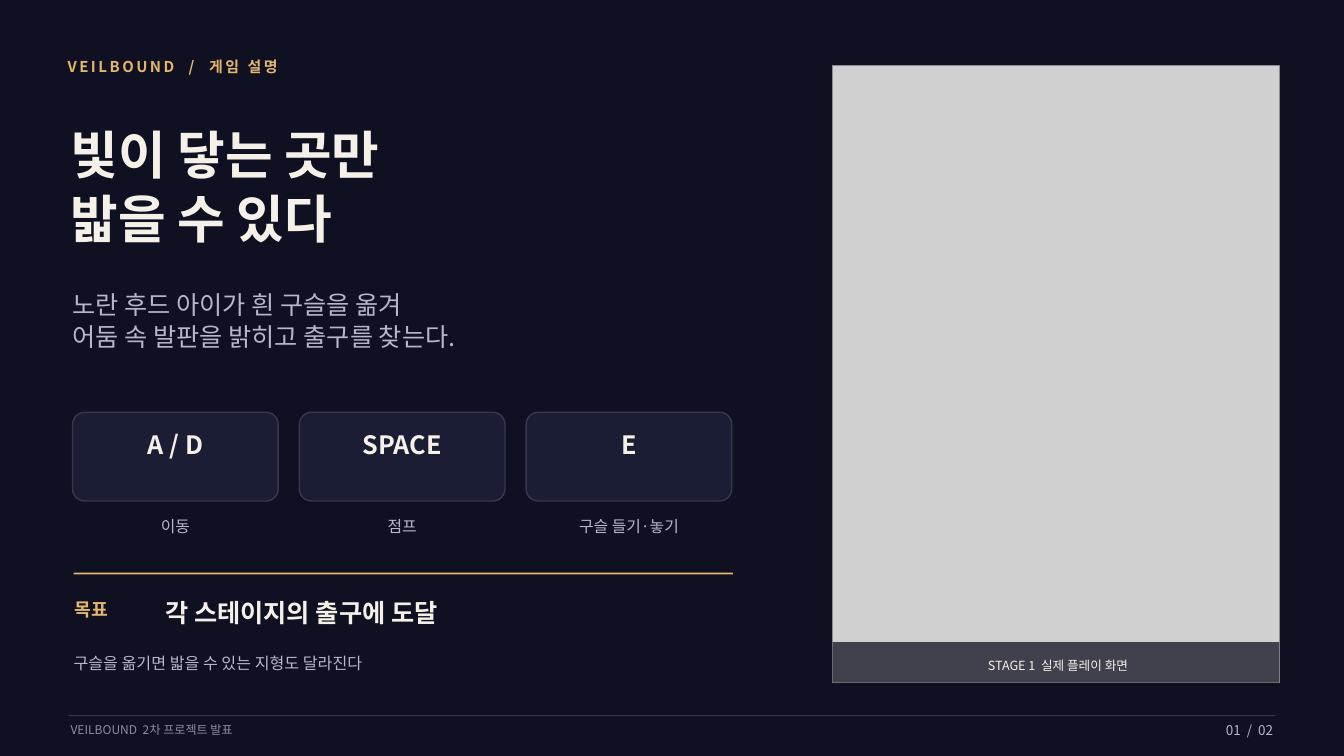
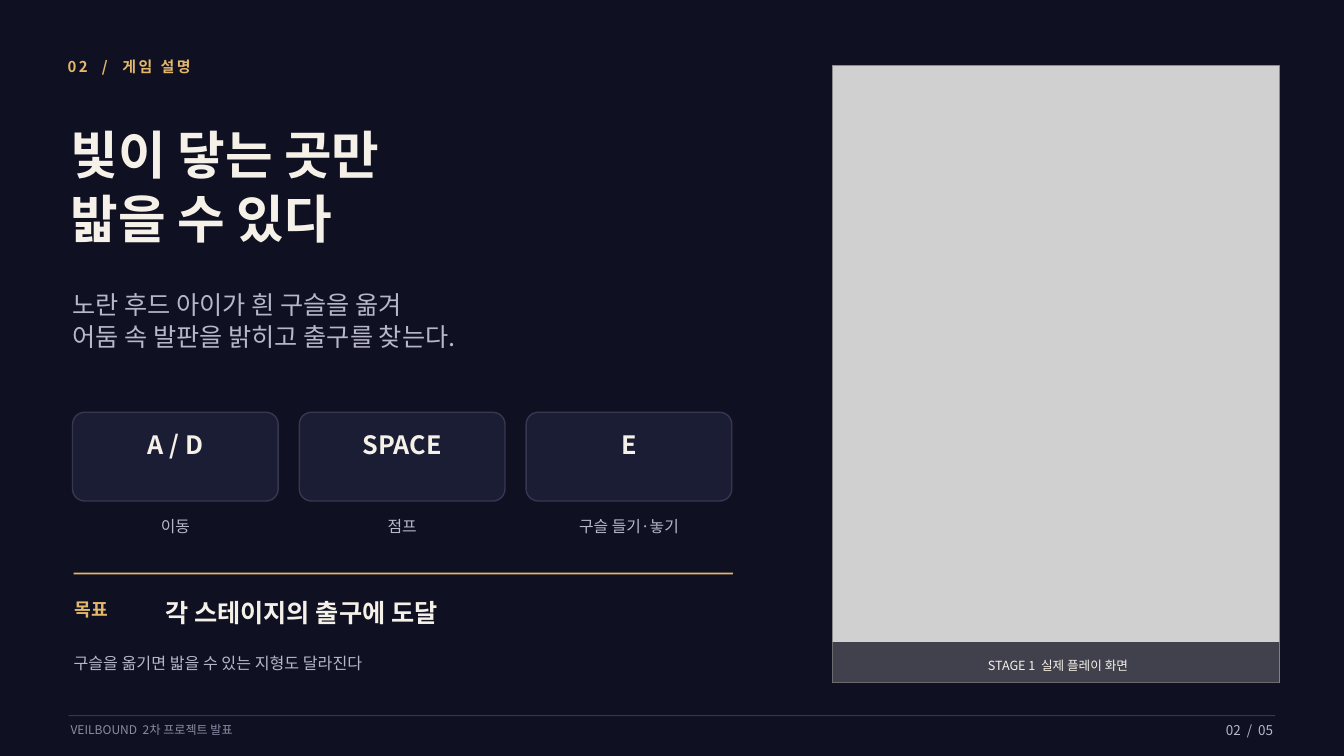
Before and after one commit to hyun-codes/VEILBOUND_2DGP, a slide deck: slide 2 of docs/VEILBOUND_2차발표.pptx (slide 1 before the commit). Drawn at 1344x756 pixels with LibreOffice and Linux fonts; fonts in the diff are those of the drawing; grey boxes stand for pictures. Boxes give left, top, right and bottom in pixels: in the first picture for what was removed or moved away, otherwise in the second. Text is boxed around its words. In the diff, an @@ line names an element or a change of style, - is before the commit and + after.

```diff
--- a/docs/VEILBOUND_2차발표.pptx
+++ b/docs/VEILBOUND_2차발표.pptx
@@ text at <box>68,59,191,74</box>: text changed @@
-VEILBOUND / 게임 설명
+02 / 게임 설명
@@ text at <box>1226,725,1273,735</box>: text changed @@
-01 / 02
+02 / 05
```
Also in this commit, not shown: 1 other slide changed, 3 slides added.
